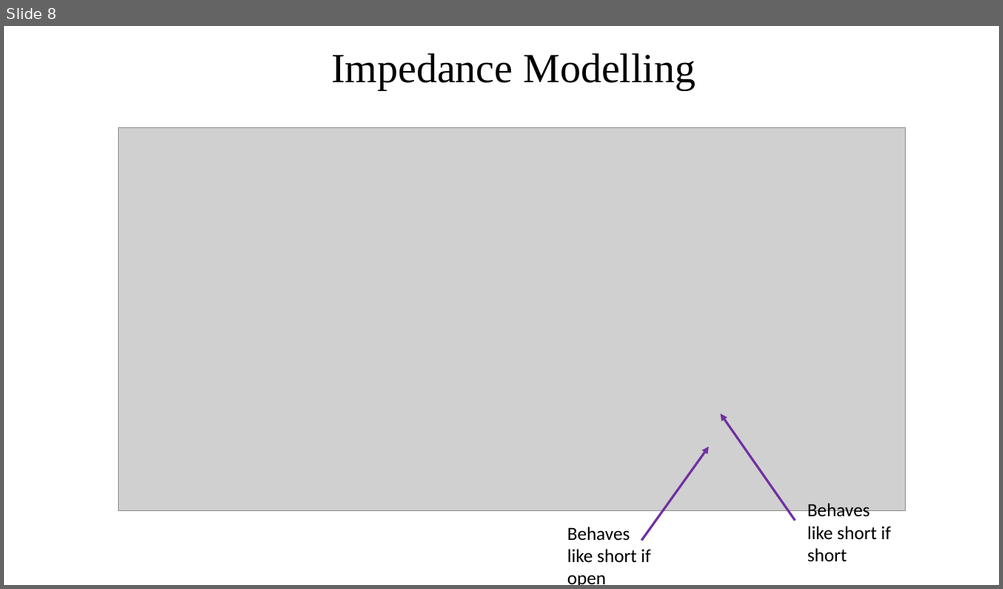
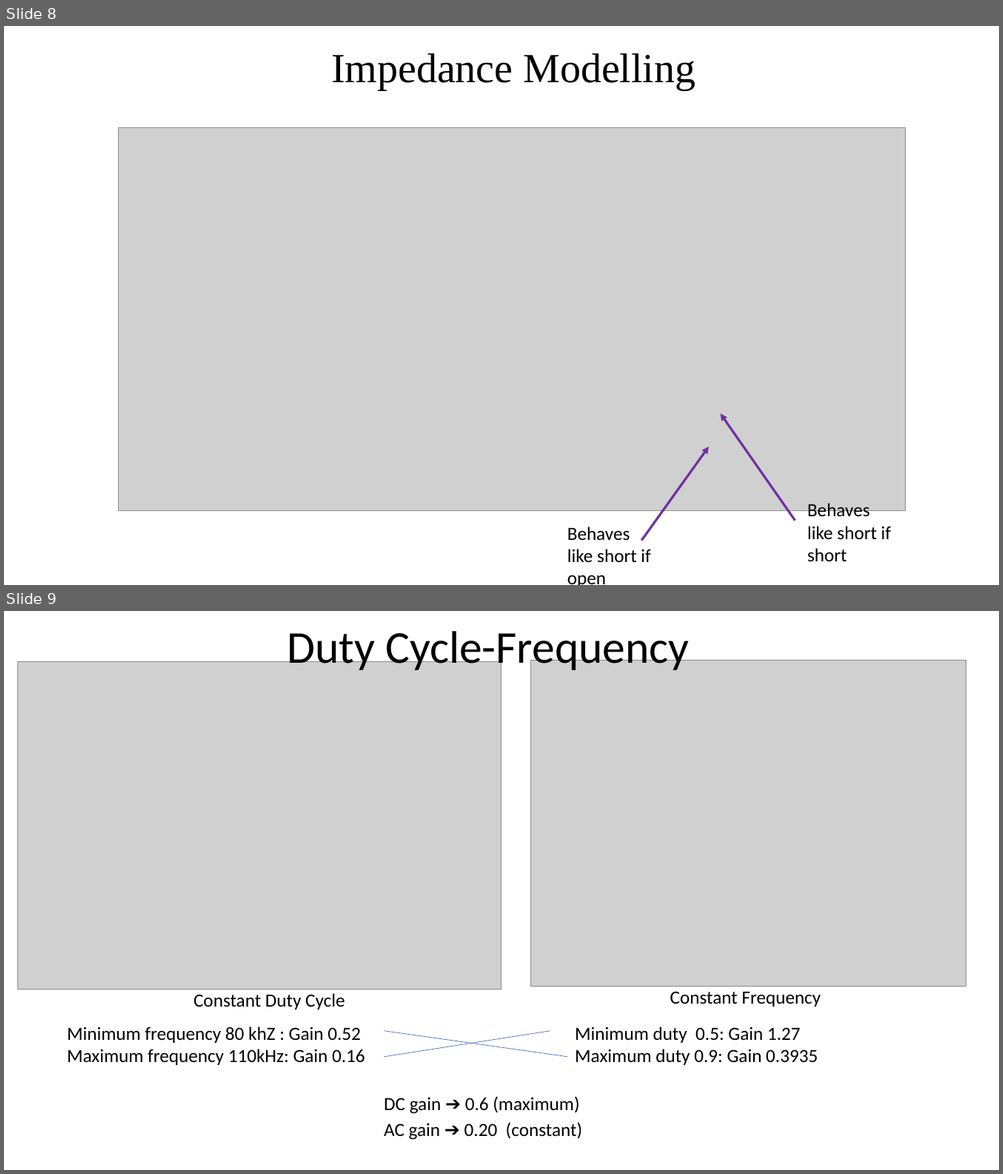
Before and after one commit to EnesAyaz/WPTMotor, a slide deck: Presentation/2020.02.08.pptx. Shown one above the other, each under a label of ours: slide 8 before the commit, slides 8 and 9 after it. The pictures are 1003x589 and 1003x1174 pixels, drawn with LibreOffice and Linux fonts; fonts in the diff are those of the drawing; grey boxes stand for pictures. Boxes give left, top, right and bottom in pixels: in the first picture for what was removed or moved away, otherwise in the second. Text is boxed around its words. In the diff, an @@ line names an element or a change of style, - is before the commit and + after.

Commit message:
Harmonic model is created, we can argue that controlability range with respect to duty cycle and operation frequency.

```diff
--- a/Presentation/2020.02.08.pptx
+++ b/Presentation/2020.02.08.pptx
@@ slide 9 added at [4, 611, 999, 1170], background #FFFFFF @@
@@ title added at [287, 631, 689, 674], 44 pt, text #000000 @@
+Duty Cycle-Frequency
@@ picture added at [17, 662, 502, 990] @@
@@ picture added at [531, 661, 966, 987] @@
@@ text added at [193, 994, 344, 1010], 18 pt, text #000000 @@
+Constant Duty Cycle
@@ text added at [670, 991, 821, 1007], 18 pt, text #000000 @@
+Constant Frequency
@@ text added at [67, 1027, 365, 1065], 18 pt, text #000000 @@
+Minimum frequency 80 khZ : Gain 0.52
+Maximum frequency 110kHz: Gain 0.16
@@ line added from (384, 1031) to (567, 1057), #4472C4 0.5 pt @@
@@ line added from (550, 1031) to (384, 1057), #4472C4 0.5 pt @@
@@ text added at [575, 1027, 817, 1065], 18 pt, text #000000 @@
+Minimum duty 0.5: Gain 1.27
+Maximum duty 0.9: Gain 0.3935
@@ text added at [384, 1096, 579, 1114], 18 pt, text #000000 @@
+DC gain ➔ 0.6 (maximum)
@@ text added at [384, 1122, 582, 1140], 18 pt, text #000000 @@
+AC gain ➔ 0.20 (constant)
```
Also in this commit, not shown: 1 slide changed, 3 other slides added, 1 slide removed, 3 other files.
